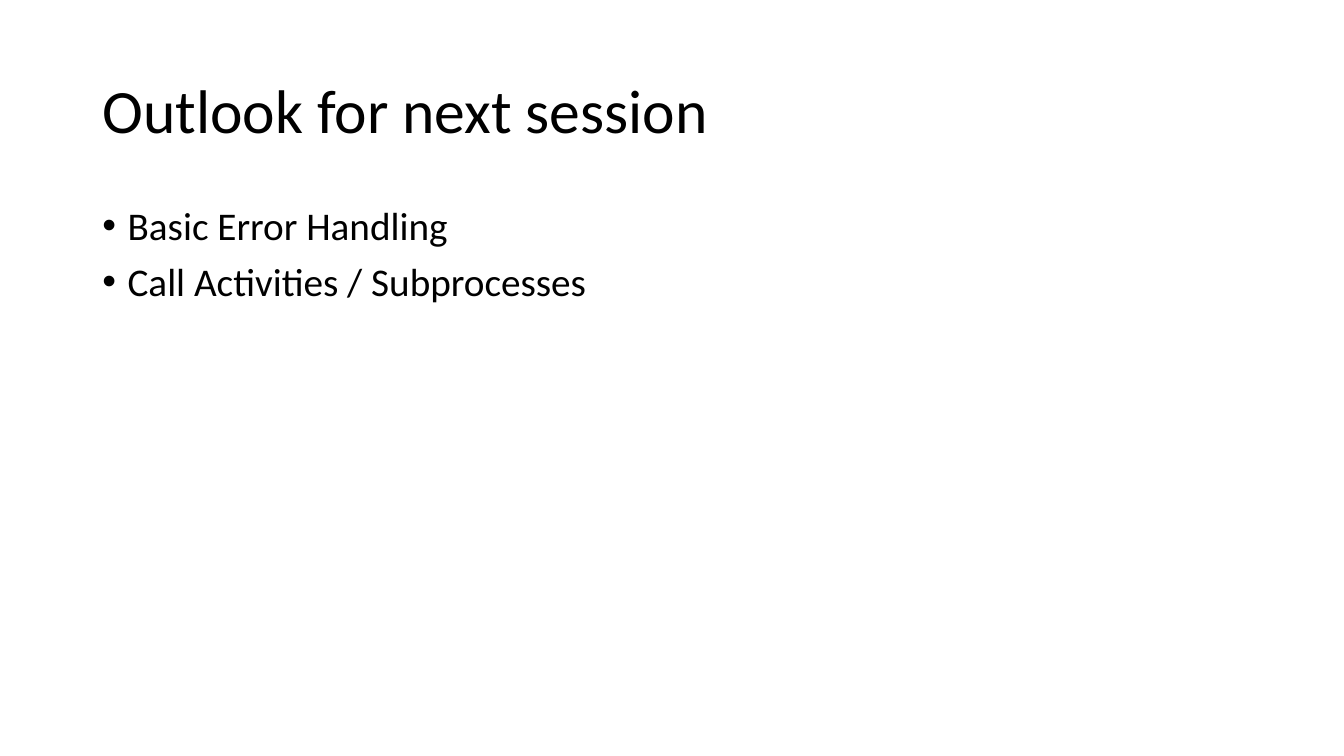
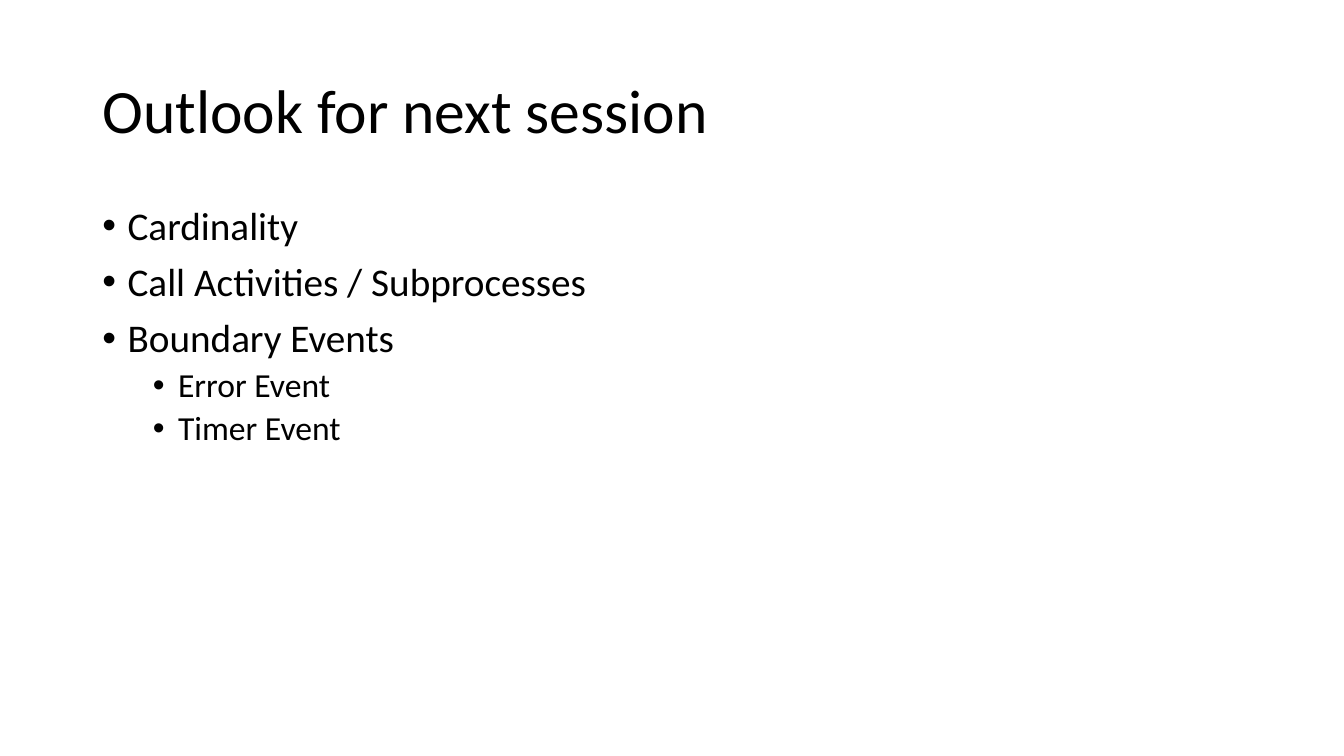
Before and after one commit to nkilchenmann/niks-flowable-demo, a slide deck: slide 12 of flowable-demo/src/main/resources/devsupport/Flowable_Demo.pptx (slide 11 before the commit). Drawn at 1344x756 pixels with LibreOffice and Linux fonts; fonts in the diff are those of the drawing. Boxes give left, top, right and bottom in pixels: in the first picture for what was removed or moved away, otherwise in the second. Text is boxed around its words. In the diff, an @@ line names an element or a change of style, - is before the commit and + after.

```diff
--- a/flowable-demo/src/main/resources/devsupport/Flowable_Demo.pptx
+++ b/flowable-demo/src/main/resources/devsupport/Flowable_Demo.pptx
@@ text at [128,212,298,247]: text changed @@
-• Basic Error Handling
+• Cardinality
@@ text at [128,324,394,441]: paragraphs added @@
+• Boundary Events
+  • Error Event
+  • Timer Event
```
Also in this commit, not shown: 8 other slides changed, 2 slides added, 1 slide removed.
